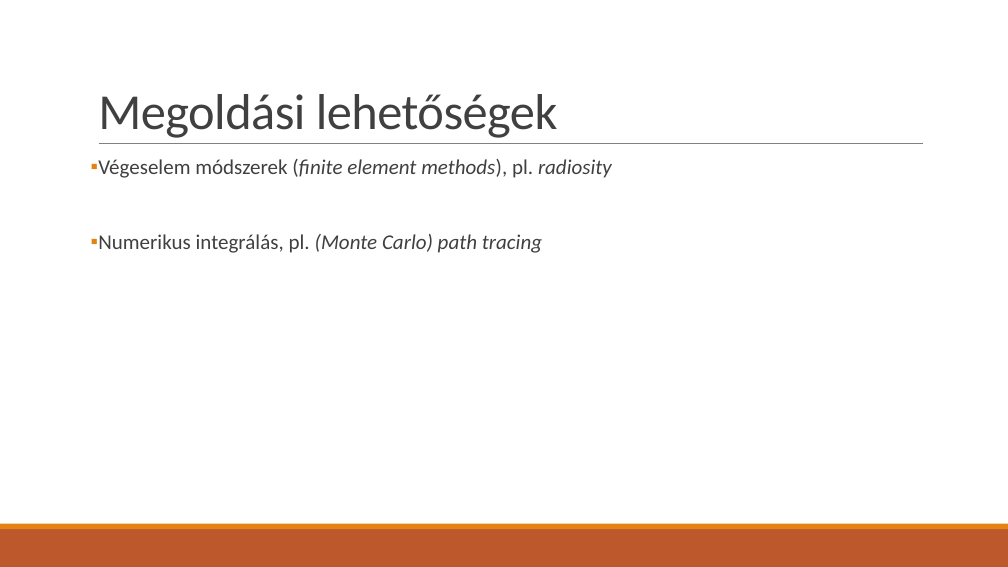
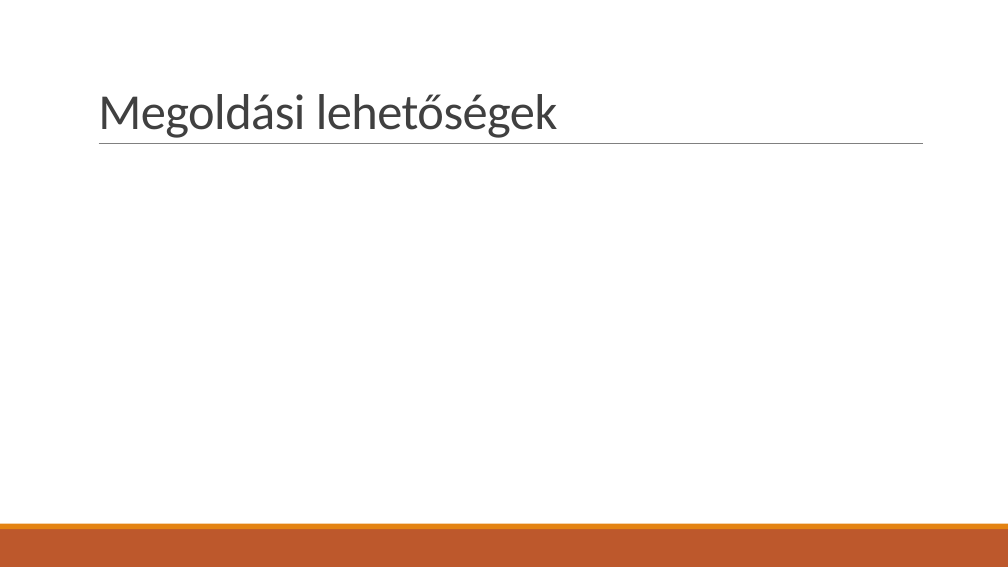
Before and after one commit to asylum2010/Asylum-s-ELTE-Exercises, a slide deck: slide 4 of PBR_EA_02.pptx (slide 3 before the commit). Drawn at 1008x567 pixels with LibreOffice and Linux fonts; fonts in the diff are those of the drawing; grey boxes stand for pictures. Boxes give left, top, right and bottom in pixels: in the first picture for what was removed or moved away, otherwise in the second. Text is boxed around its words. In the diff, an @@ line names an element or a change of style, - is before the commit and + after.

Commit message:
path tracing prez 2

```diff
--- a/PBR_EA_02.pptx
+++ b/PBR_EA_02.pptx
@@ text removed at (98,159,612,253) @@
-▪ Végeselem módszerek (finite element methods), pl. radiosity
-▪ Numerikus integrálás, pl. (Monte Carlo) path tracing
```
Also in this commit, not shown: 2 other slides changed, 2 slides added, 8 other files.
